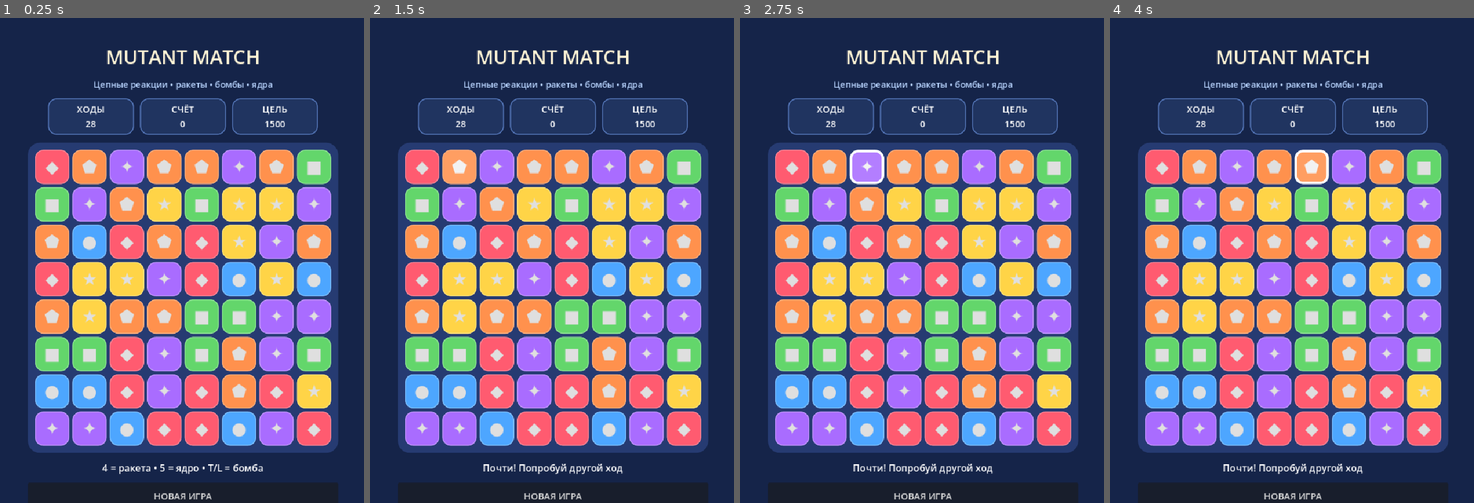
Above: before the commit, frames 1-4 (left to right).
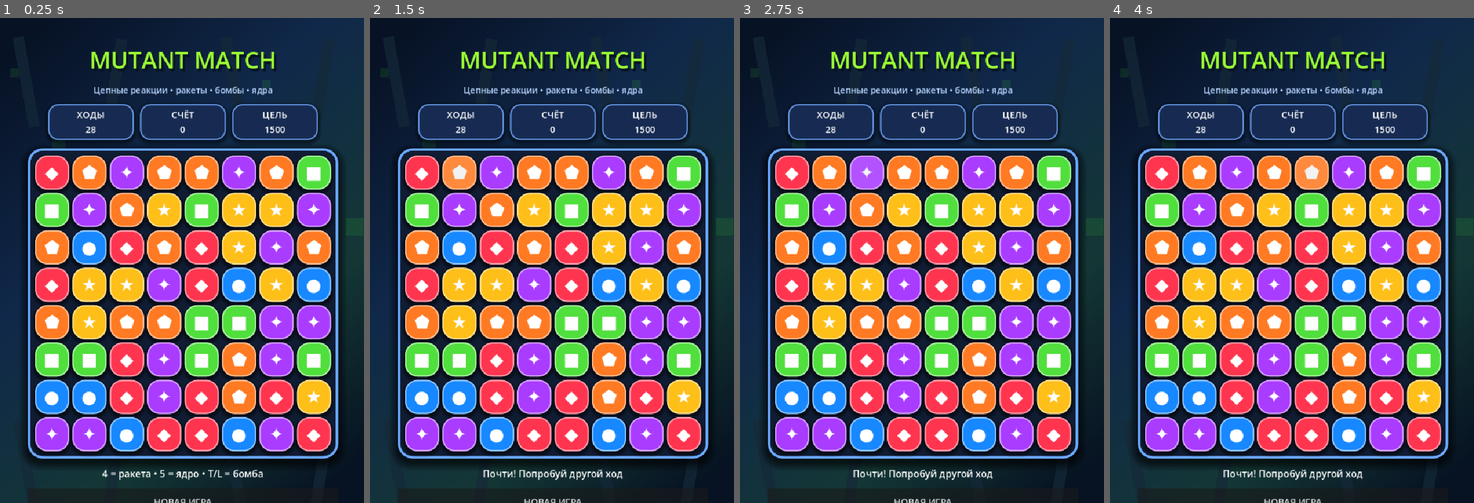
Above: after the commit, the same moments.

Repository: ksotik22/Mutant-Match
Game: Godot game, scene res://main.tscn
Two runs of this game, one before a commit and one after it. Both use one fixed random seed, a clock stepped at 60 frames per second and the inputs below.
Inputs:
- Up to frame 1 (0.25 s): no input
- Up to frame 2 (1.5 s): click "◆" at 0.5 s; click "⬟" at 1.25 s
- Up to frame 3 (2.75 s): click "✦" at 2 s
- Up to frame 4 (4 s): click "⬟" at 2.75 s; click "⬟" at 3.5 s

The runs differ from the first frame. In frame 1, 71% of the frame differs, in the area x 0-100%, y 0-100%; in frame 2, 71%; in frame 3, 71%; in frame 4, 71%.

Commit message:
Enable mutant lab visual upgrade

Diff:
--- a/project.godot
+++ b/project.godot
@@ -9,6 +9,7 @@
 
 [autoload]
 Juice="*res://scripts/juice.gd"
+VisualUpgrade="*res://scripts/visual_upgrade.gd"
 
 [display]
 window/size/viewport_width=720
